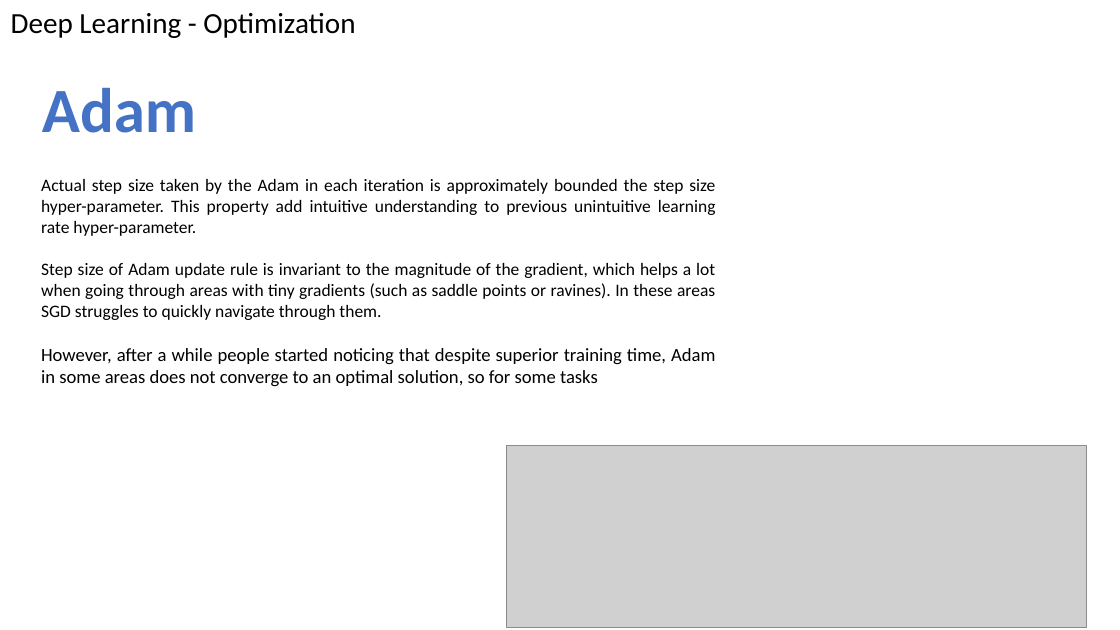
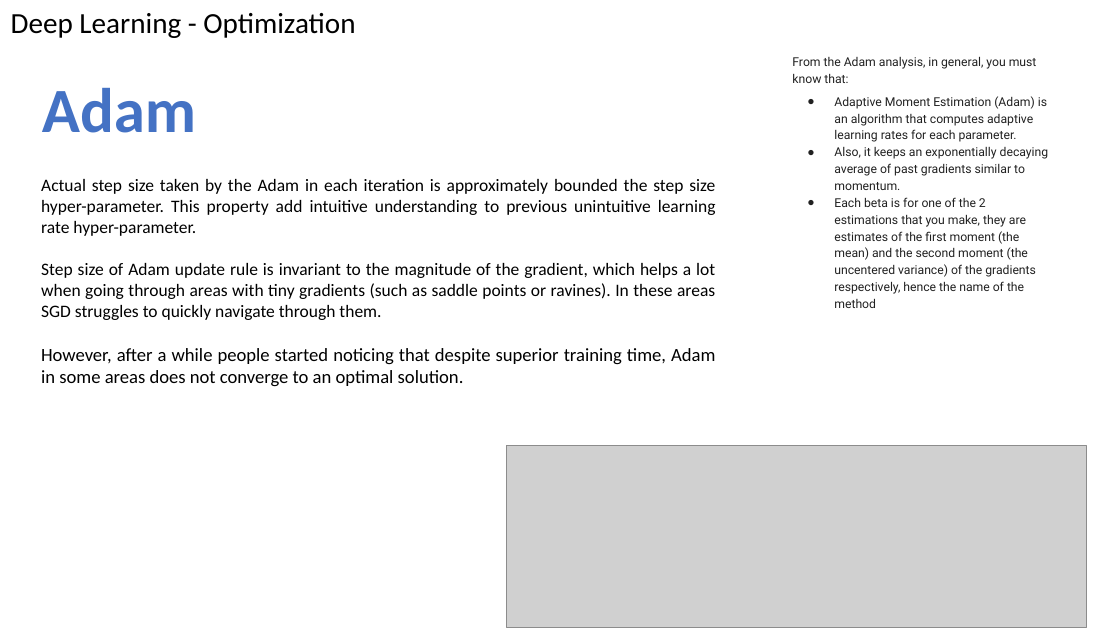
Before and after one commit to telecombcn-dl/2019-idl-projects, a slide deck: slide 5 of team_8/Optimization_Deep_Learning_Group8.pptx. Drawn at 1120x630 pixels with LibreOffice and Linux fonts; fonts in the diff are those of the drawing; grey boxes stand for pictures. Boxes give left, top, right and bottom in pixels: in the first picture for what was removed or moved away, otherwise in the second. Text is boxed around its words. In the diff, an @@ line names an element or a change of style, - is before the commit and + after.

```diff
--- a/team_8/Optimization_Deep_Learning_Group8.pptx
+++ b/team_8/Optimization_Deep_Learning_Group8.pptx
@@ text added at bbox=[792, 57, 1048, 308], 10.5 pt, text #212121 @@
+From the Adam analysis, in general, you must know that:
+● Adaptive Moment Estimation (Adam) is an algorithm that computes adaptive learning rates for each parameter.
+● Also, it keeps an exponentially decaying average of past gradients similar to momentum.
+● Each beta is for one of the 2 estimations that you make, they are estimates of the first moment (the mean) and the second moment (the uncentered variance) of the gradients respectively, hence the name of the method
@@ text at bbox=[41, 348, 715, 387]: text changed @@
-However, after a while people started noticing that despite superior training time, Adam in some areas does not converge to an optimal solution, so for some tasks
+However, after a while people started noticing that despite superior training time, Adam in some areas does not converge to an optimal solution.
```
Also in this commit, not shown: 1 slide added, 2 other files.
